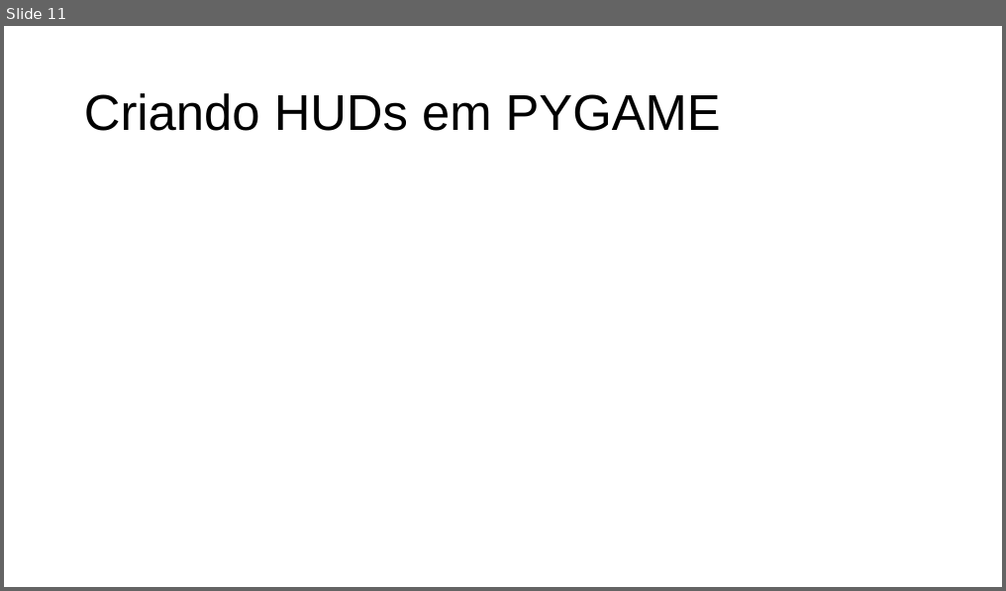
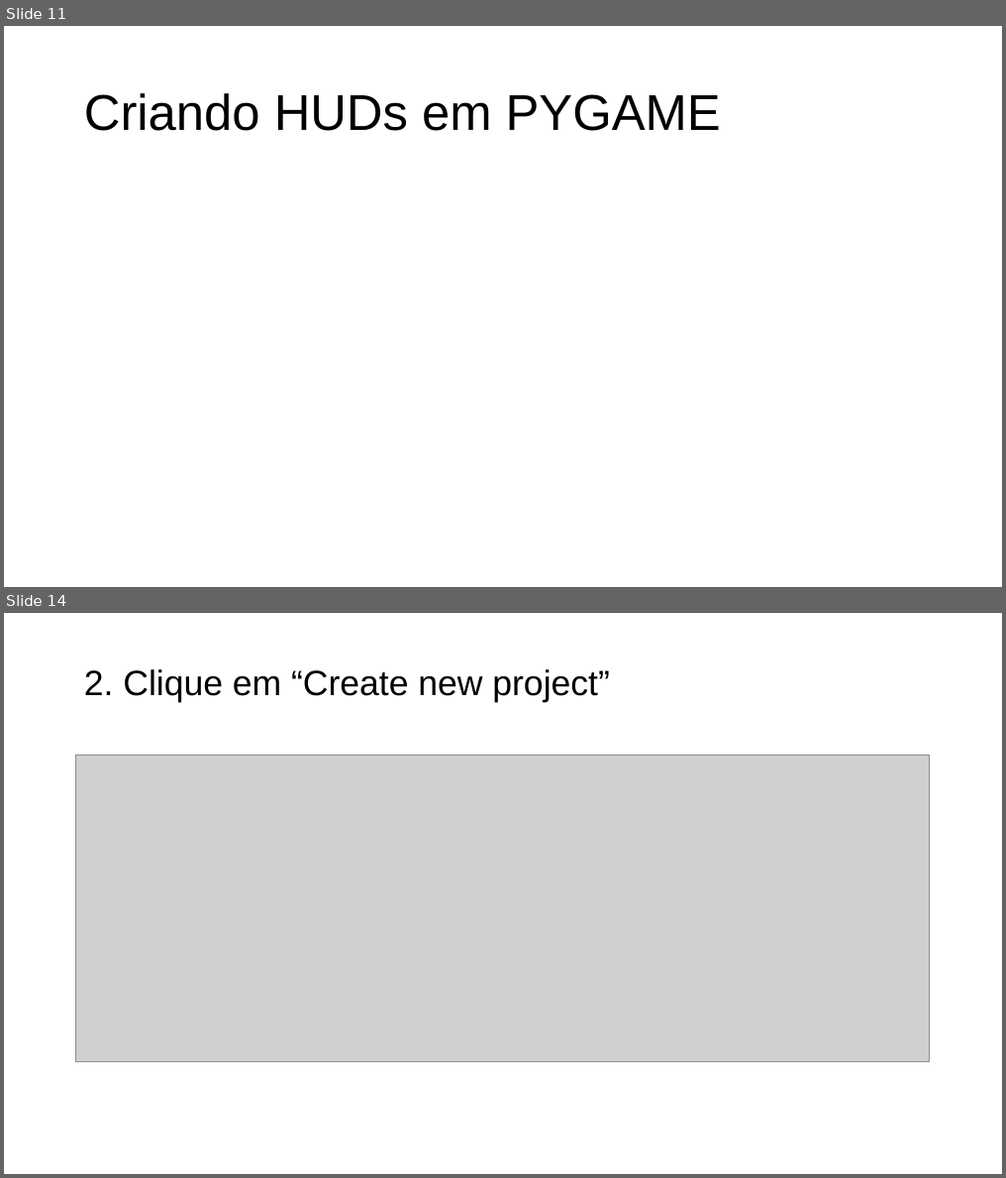
Before and after one commit to Victor7095/flappy-bird-pygame, a slide deck: slide_flappy_bird.pdf.odp. Shown one above the other, each under a label of ours: slide 11 before the commit, slides 11 and 14 after it; the slides between them are not shown. The pictures are 1006x591 and 1006x1178 pixels, drawn with LibreOffice and Linux fonts; fonts in the diff are those of the drawing; grey boxes stand for pictures. Boxes give left, top, right and bottom in pixels: in the first picture for what was removed or moved away, otherwise in the second. Text is boxed around its words. In the diff, an @@ line names an element or a change of style, - is before the commit and + after.

```diff
--- a/slide_flappy_bird.pdf.odp
+++ b/slide_flappy_bird.pdf.odp
@@ slide 14 added at (4, 613, 1002, 1174), background #FFFFFF @@
@@ text added at (84, 669, 609, 702), 28 pt, text #000000 @@
+2. Clique em “Create new project”
@@ picture added at (75, 756, 931, 1062) @@
```
Also in this commit, not shown: 9 slides changed, 6 other slides added.
